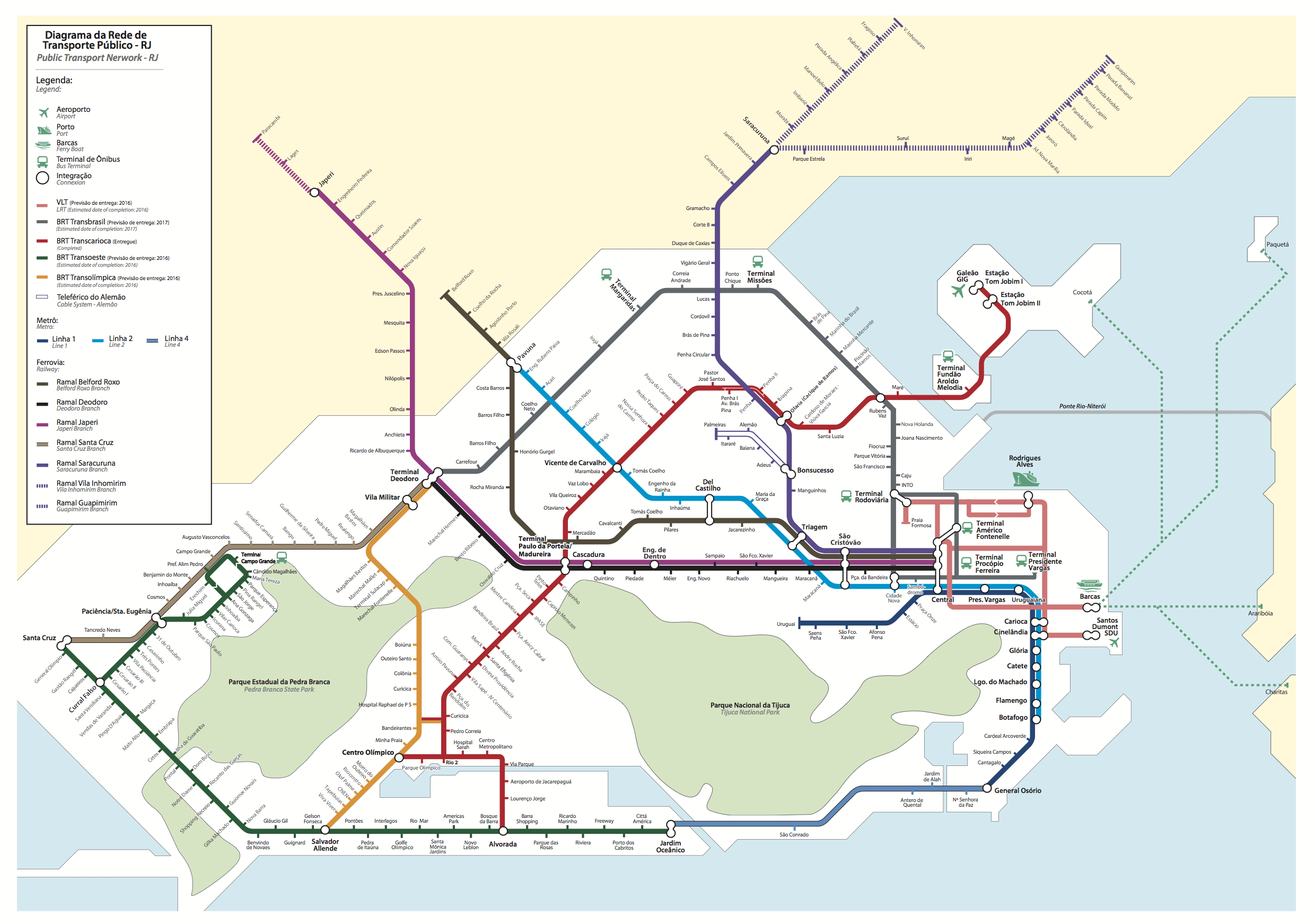
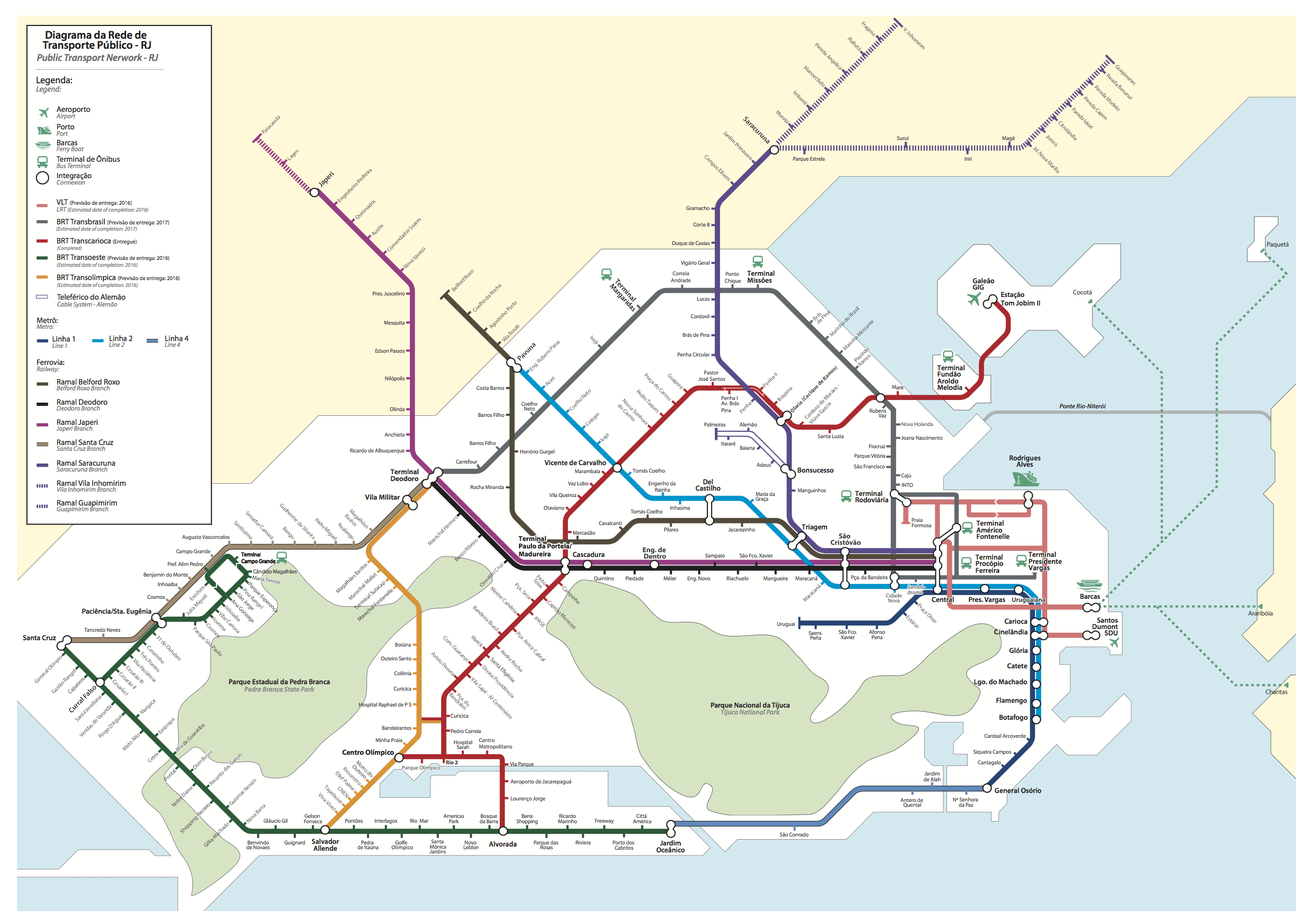
Layer changes from the first (1315, 924) image to the second:
added layer "Transcarioca-GIG-patch" above "Gávea-patch" over 951, 269, 1024, 307
